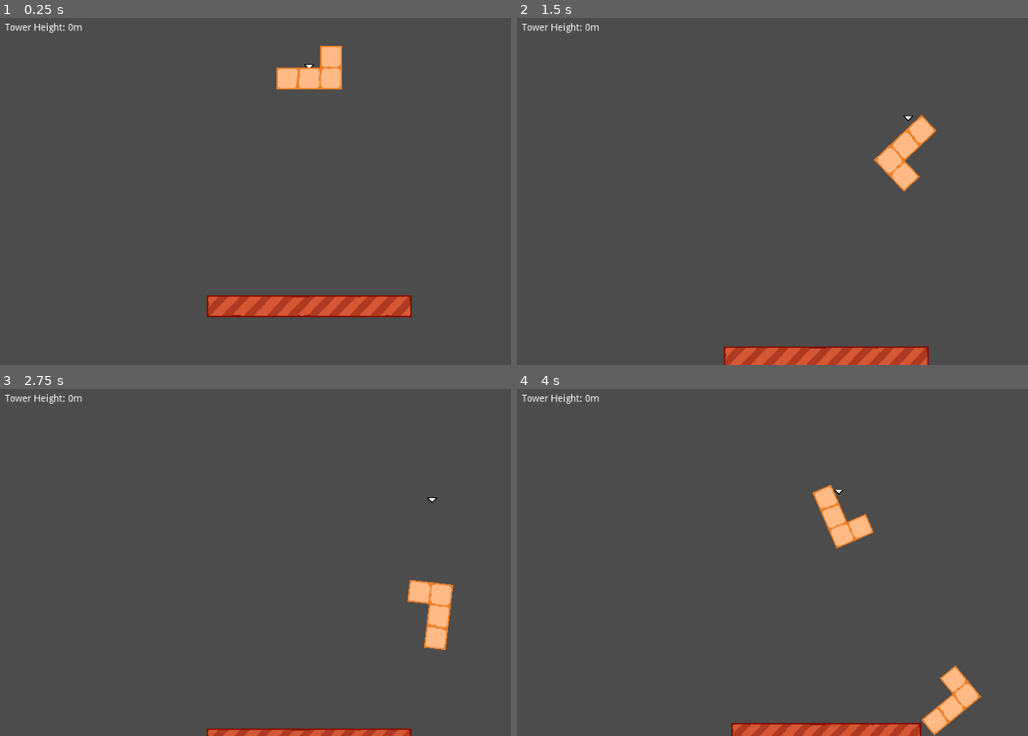
Above: before the commit, frames 1-4 (two rows, left to right).
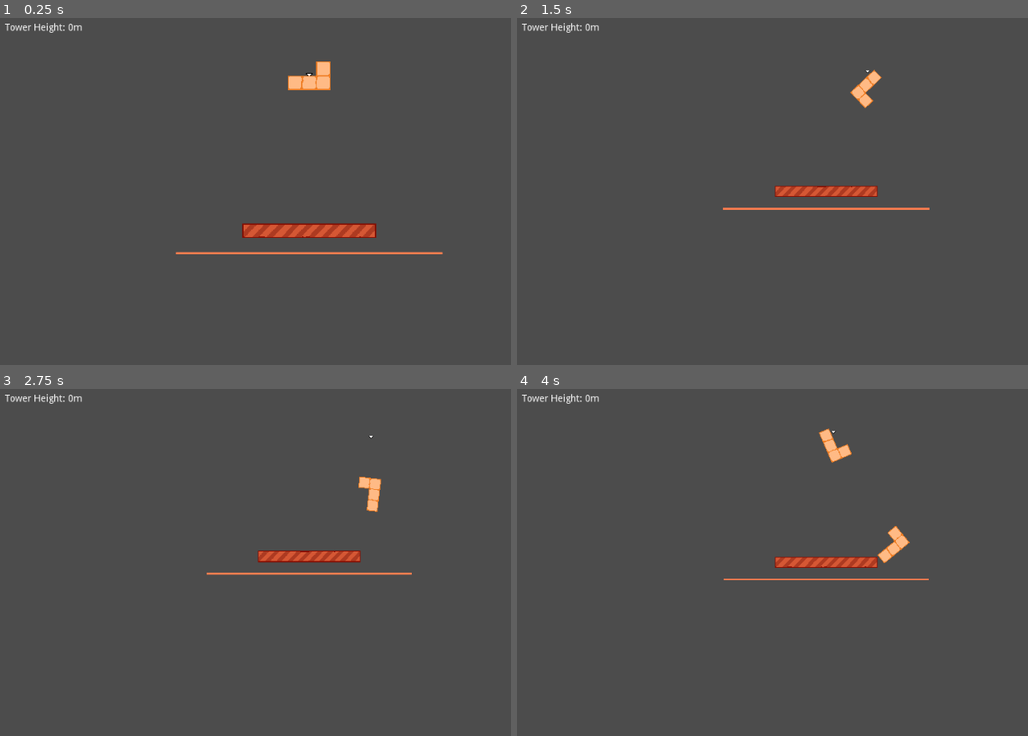
Above: after the commit, the same moments.

Repository: hapsal/pcgd-13
Game: Godot game, scene res://levels/1PGame.tscn
Two runs of this game, one before a commit and one after it. Both use one fixed random seed, a clock stepped at 60 frames per second and the inputs below.
Inputs:
- Up to frame 1 (0.25 s): no input
- Up to frame 2 (1.5 s): hold Right (move_right) 0.53-1.28 s; hold E (rotate_clockwise) 0.53-1.28 s; hold Left (move_left) from 1.28 s (still down); tap Q (rotate_counter_clockwise) at 1.35 s
- Up to frame 3 (2.75 s): release Left (move_left) at 2.03 s; hold Right (move_right) from 2.03 s (still down); hold E (rotate_clockwise) from 2.03 s (still down)
- Up to frame 4 (4 s): release E (rotate_clockwise) at 2.78 s; tap Q (rotate_counter_clockwise) at 2.85 s; release Right (move_right) at 3.53 s; hold Left (move_left) from 3.53 s (still down); hold E (rotate_clockwise) from 3.53 s (still down)

The runs differ from the first frame. In frame 1, 4.9% of the frame differs, in the area x 34-87%, y 8-87%; in frame 2, 4.5%; in frame 3, 3.2%; in frame 4, 4.7%.

Commit message:
Restructured a lot of the tower related things into its own tower node, including calculating height

Diff:
--- a/Block.gd
+++ b/Block.gd
@@ -4,13 +4,13 @@
 
 var collision_objects:Array
 var rotation_accumulator: float = 0.0
+var currently_touching:Array
 
 func _ready():
 	set_contact_monitor(true)
 	contacts_reported = 10
 	collision_objects = get_collision_objects()
 	continuous_cd = CCD_MODE_CAST_RAY
-	set_collision_layer_bit(1, true) # Blocks layer
 
 func is_colliding_with_another_object() -> bool:
 	return not get_colliding_bodies().empty()
--- /dev/null
+++ b/BlockGraph.gd
@@ -0,0 +1,70 @@
+class_name BlockGraph
+
+class Graph:
+	var vertices:Array
+
+	func _init(var base:Node):
+		vertices = [Vertex.new(base, self)]
+
+	func add_node_as_vertex(var node:Node) -> Vertex:
+		return add_vertex(Vertex.new(node, self))
+
+	func connect_vertices(var a:Vertex, var b:Vertex):
+		if not a.is_connected_to(b) and vertices.has(a) and vertices.has(b):
+			a.connected_vertices.append(b)
+			b.connected_vertices.append(a)
+
+	func disconnect_vertices(var a:Vertex, var b:Vertex):
+		if a.is_connected_to(b):
+			a.connected_vertices.erase(b)
+			b.connected_vertices.erase(a)
+		return self
+
+	func disconnect_all_vertices_from(var vertex:Vertex):
+		for connected_vertex in vertex.connected_vertices:
+			disconnect_vertices(vertex, connected_vertex)
+
+	func add_vertex(var vertex:Vertex) -> Vertex:
+		if not vertices.has(vertex):
+			vertices.append(vertex)
+		return vertex
+
+	func erase_node_as_vertex(var node:Node):
+		erase_vertex(get_vertex(node))
+
+	func erase_vertex(var vertex:Vertex):
+		vertices.erase(vertex)
+
+	func contains_node(var node:Node) -> bool:
+		return get_vertex(node) != null
+
+	func get_vertex(var node:Node) -> Vertex:
+		for vertex in vertices:
+			if vertex.node == node:
+				return vertex
+		return null
+
+class Vertex:
+	var block_graph:Graph
+	var node:Node
+	var connected_vertices:Array
+
+	func _init(var _node:Node, var _block_graph:Graph):
+		node = _node
+		block_graph = _block_graph
+
+	func connect_node_as_vertex_to_this(other_node:Node):
+		block_graph.connect_vertices(self, block_graph.get_vertex(other_node))
+
+	func disconnect_node_as_vertex_from_this(other_node:Node):
+		block_graph.disconnect_vertices(self, block_graph.get_vertex(other_node))
+
+	func is_connected_to(vertex:Vertex) -> bool:
+		return connected_vertices.has(vertex)
+
+	func get_contiguous_vertices(var contiguous_vertices:Array = []) -> Array:
+		contiguous_vertices.append(self)
+		for vertex in connected_vertices:
+			if not contiguous_vertices.has(vertex):
+				vertex.get_contiguous_vertices(contiguous_vertices)
+		return contiguous_vertices
--- a/Player.gd
+++ b/Player.gd
@@ -6,6 +6,7 @@
 export(float, 0, 400, 1) var horizontal_movement_limit = 200
 var cursor_sprite:Sprite
 var active_block:Block
+var my_tower:Tower
 
 func _ready():
 	position.y = -vertical_distance_above_tower
--- /dev/null
+++ b/Tower.gd
@@ -0,0 +1,55 @@
+extends Area2D
+class_name Tower
+
+var base:Node2D
+var tower_area:CollisionShape2D
+var block_graph:BlockGraph.Graph
+var owning_player:Node
+var height:float
+
+func _process(_delta):
+	height = get_tower_height()
+	update()
+
+func _draw():
+	draw_line(Vector2(-tower_area.shape.extents.x, get_tower_peak().y), Vector2(tower_area.shape.extents.x, get_tower_peak().y), Color.coral, 5)
+
+func _ready():
+	base = $Base
+	tower_area = $TowerArea
+	block_graph = BlockGraph.Graph.new(base)
+	#assert(collision_layer != 0)
+
+func get_tower_height() -> float:
+	return -get_tower_peak().y
+
+func get_tower_peak() -> Vector2:
+	var tower = []
+	for contiguous_vertex in block_graph.get_vertex(base).get_contiguous_vertices():
+		if contiguous_vertex.node is Block and contiguous_vertex.node.is_colliding_with_another_object():
+			tower.append(contiguous_vertex.node)
+	var centre_of_highest_block = Vector2.ZERO
+	for block in tower:
+		block.set_collision_layer_bit(1, true)
+		if centre_of_highest_block.y > block.position.y:
+			centre_of_highest_block = block.position
+	var space_state = get_world_2d().direct_space_state
+	var peak = centre_of_highest_block
+	var result = space_state.intersect_ray(Vector2(-tower_area.shape.extents.x, peak.y), Vector2(tower_area.shape.extents.x, peak.y), [self], 0b10, 1)
+	while result:
+		peak = result["position"]
+		result =  space_state.intersect_ray(Vector2(-tower_area.shape.extents.x, peak.y-1), Vector2(tower_area.shape.extents.x, peak.y-1), [self], 0b10, 1)
+	return peak
+
+func _on_Tower_body_entered(body):
+	if body is Block:
+		var vertex = block_graph.add_node_as_vertex(body)
+		body.connect("body_entered", vertex, "connect_node_as_vertex_to_this")
+		body.connect("body_exited", vertex, "disconnect_node_as_vertex_from_this")
+
+func _on_Tower_body_exited(body):
+	var vertex = block_graph.get_vertex(body)
+	body.disconnect("body_entered", vertex, "connect_node_as_vertex_to_this")
+	body.disconnect("body_exited", vertex, "disconnect_node_as_vertex_from_this")
+	block_graph.disconnect_all_vertices_from(vertex)
+	block_graph.erase_vertex(vertex)
--- /dev/null
+++ b/Tower.tscn
@@ -0,0 +1,35 @@
+[gd_scene load_steps=6 format=2]
+
+[ext_resource path="res://Tower.gd" type="Script" id=1]
+[ext_resource path="res://sprites/base.png" type="Texture" id=2]
+
+[sub_resource type="RectangleShape2D" id=4]
+extents = Vector2( 300, 1000 )
+
+[sub_resource type="PhysicsMaterial" id=5]
+friction = 2.0
+
+[sub_resource type="RectangleShape2D" id=6]
+extents = Vector2( 150, 16 )
+
+[node name="Tower" type="Area2D"]
+collision_layer = 0
+collision_mask = 3
+script = ExtResource( 1 )
+
+[node name="TowerArea" type="CollisionShape2D" parent="."]
+position = Vector2( 0, -1000 )
+shape = SubResource( 4 )
+
+[node name="Base" type="StaticBody2D" parent="."]
+position = Vector2( 0, -50 )
+physics_material_override = SubResource( 5 )
+
+[node name="CollisionShape2D" type="CollisionShape2D" parent="Base"]
+shape = SubResource( 6 )
+
+[node name="Sprite" type="Sprite" parent="Base"]
+texture = ExtResource( 2 )
+
+[connection signal="body_entered" from="." to="." method="_on_Tower_body_entered"]
+[connection signal="body_exited" from="." to="." method="_on_Tower_body_exited"]
--- a/levels/1PGame.gd
+++ b/levels/1PGame.gd
@@ -5,7 +5,8 @@
 var player
 var camera:Camera2D
 var height_label:Label
-var tower_height = 0
+var tower:Tower
+var tower_height
 
 # Called when the node enters the scene tree for the first time.
 func _ready():
@@ -14,23 +15,24 @@
 	camera = $Camera2D
 	player = $Player
 	height_label = $HUD/HeightLabel
+	tower = $Tower
 
 # Called every frame. 'delta' is the elapsed time since the previous frame.
 func _process(delta):
+	tower_height = tower.height
+
 	update_camera()
 	update_player()
 	update_label()
 
-	tower_height = block_manager.get_tower_height()
 	if not player.active_block or player.active_block.is_colliding_with_another_object():
 		player.active_block = block_manager.spawn_block_at(player.position)
-
 
 func update_label() -> void:
 	height_label.update_height(tower_height)
 
 func update_camera() -> void:
-	var zoom_value = max(min(1+(tower_height/screen_height)*1.3,2),1)
+	var zoom_value = max(min(1+(tower_height/screen_height)*1.3,3),2)
 	camera.zoom = lerp(camera.zoom, Vector2(zoom_value, zoom_value), 0.05)
 	camera.position.y = lerp(camera.position.y, player.position.y + screen_height*0.5*zoom_value, 0.02)
 
--- a/levels/1PGame.tscn
+++ b/levels/1PGame.tscn
@@ -1,22 +1,18 @@
-[gd_scene load_steps=11 format=2]
+[gd_scene load_steps=9 format=2]
 
 [ext_resource path="res://BlockManager.tscn" type="PackedScene" id=1]
 [ext_resource path="res://sprites/default_player_cursor.png" type="Texture" id=2]
-[ext_resource path="res://sprites/base.png" type="Texture" id=3]
 [ext_resource path="res://Camera2D.gd" type="Script" id=4]
 [ext_resource path="res://levels/1PGame.gd" type="Script" id=5]
 [ext_resource path="res://CursorSprite.gd" type="Script" id=6]
 [ext_resource path="res://Player.gd" type="Script" id=7]
 [ext_resource path="res://HeightLabel.gd" type="Script" id=8]
-
-[sub_resource type="PhysicsMaterial" id=3]
-friction = 2.0
-
-[sub_resource type="RectangleShape2D" id=1]
-extents = Vector2( 150, 16 )
+[ext_resource path="res://Tower.tscn" type="PackedScene" id=9]
 
 [node name="1PGame" type="Node"]
 script = ExtResource( 5 )
+
+[node name="Tower" parent="." instance=ExtResource( 9 )]
 
 [node name="Player" type="Node2D" parent="."]
 script = ExtResource( 7 )
@@ -24,16 +20,6 @@
 [node name="CursorSprite" type="Sprite" parent="Player"]
 texture = ExtResource( 2 )
 script = ExtResource( 6 )
-
-[node name="Base" type="StaticBody2D" parent="."]
-position = Vector2( 0, -50 )
-physics_material_override = SubResource( 3 )
-
-[node name="CollisionShape2D" type="CollisionShape2D" parent="Base"]
-shape = SubResource( 1 )
-
-[node name="Sprite" type="Sprite" parent="Base"]
-texture = ExtResource( 3 )
 
 [node name="BlockManager" parent="." instance=ExtResource( 1 )]
 
--- a/project.godot
+++ b/project.godot
@@ -13,9 +13,21 @@
 "class": "Block",
 "language": "GDScript",
 "path": "res://Block.gd"
+}, {
+"base": "Reference",
+"class": "BlockGraph",
+"language": "GDScript",
+"path": "res://BlockGraph.gd"
+}, {
+"base": "Area2D",
+"class": "Tower",
+"language": "GDScript",
+"path": "res://Tower.gd"
 } ]
 _global_script_class_icons={
-"Block": "res://editor_tools/icons/Block.svg"
+"Block": "res://editor_tools/icons/Block.svg",
+"BlockGraph": "",
+"Tower": ""
 }
 
 [application]
@@ -34,6 +46,7 @@
 [global]
 
 collision=false
+fulls=false
 
 [gui]
 
@@ -94,6 +107,7 @@
 
 common/physics_fps=120
 common/enable_pause_aware_picking=true
+2d/physics_engine="GodotPhysics"
 
 [rendering]
 
